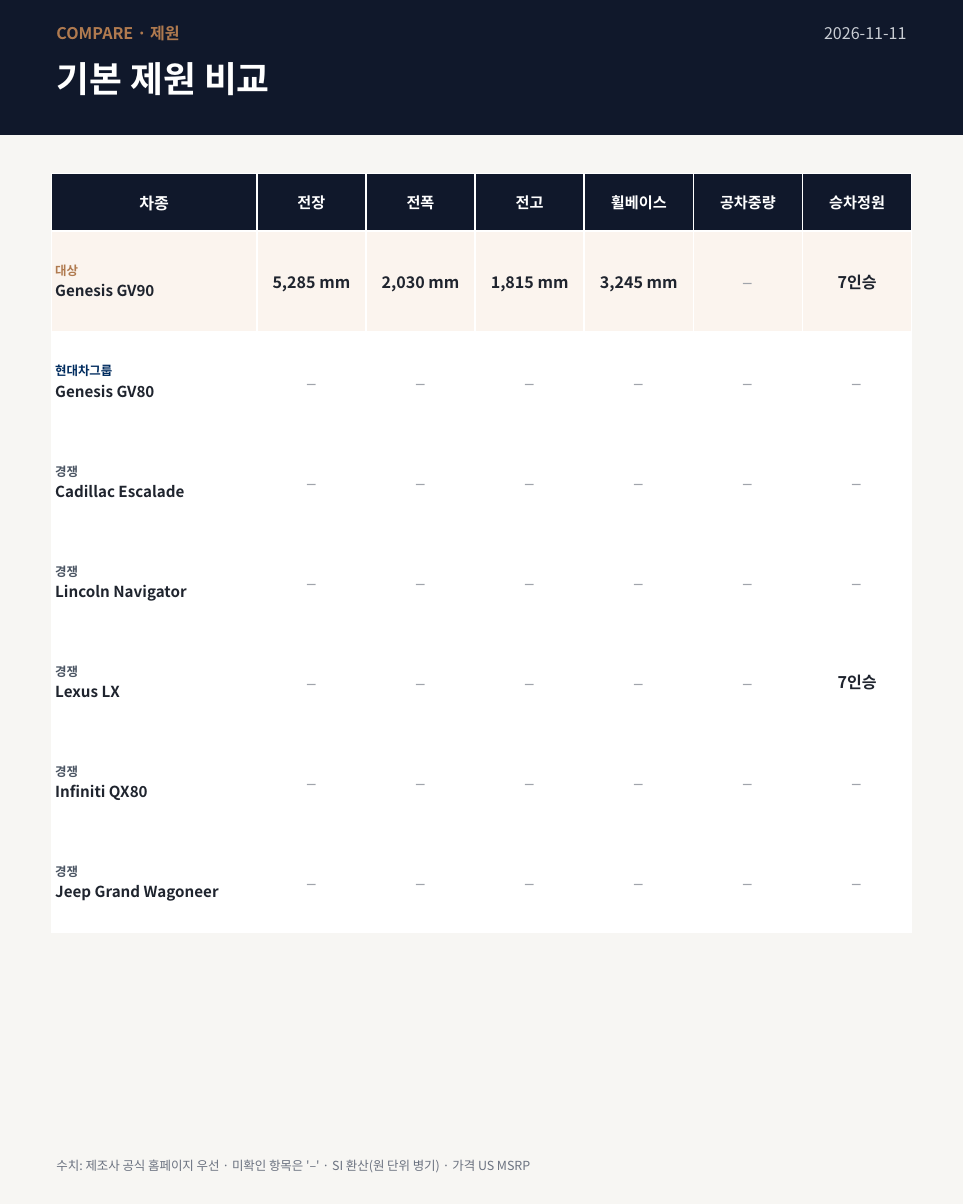
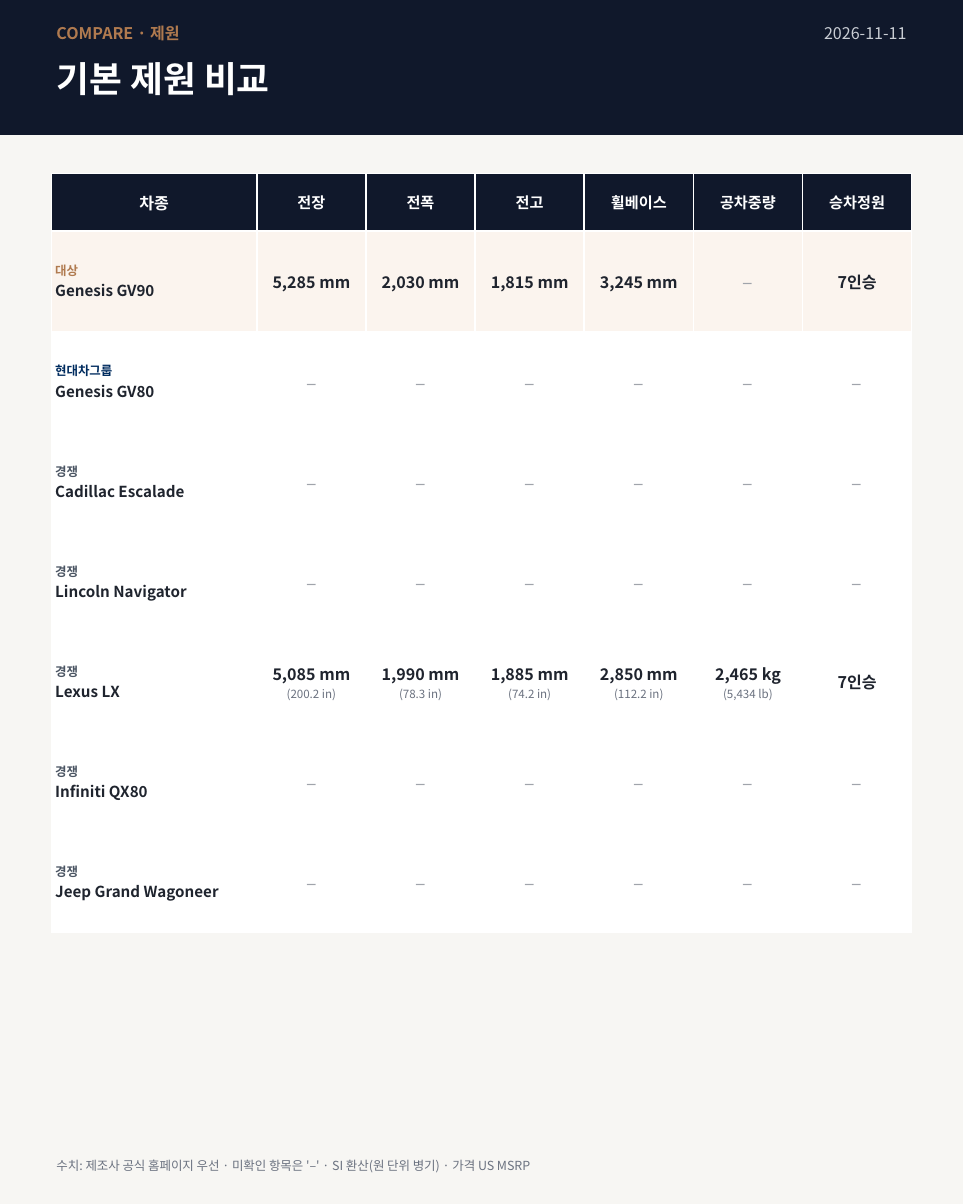
Before and after one commit to musang3067/profile-site, a slide deck: slide 5 of bof-monitor-agent/output/2026-11-11/BOF_Genesis_Brief_20261111.pptx. Drawn at 963x1204 pixels with LibreOffice and Linux fonts; fonts in the diff are those of the drawing. Boxes give left, top, right and bottom in pixels: in the first picture for what was removed or moved away, otherwise in the second. Text is boxed around its words. In the diff, an @@ line names an element or a change of style, - is before the commit and + after.

```diff
--- a/bof-monitor-agent/output/2026-11-11/BOF_Genesis_Brief_20261111.pptx
+++ b/bof-monitor-agent/output/2026-11-11/BOF_Genesis_Brief_20261111.pptx
@@ table at (51, 173, 912, 932) @@
-row 6: 경쟁 / Lexus LX | – | – | – | – | – | 7인승
+row 6: 경쟁 / Lexus LX | 5,085 mm / (200.2 in) | 1,990 mm / (78.3 in) | 1,885 mm / (74.2 in) | 2,850 mm / (112.2 in) | 2,465 kg / (5,434 lb) | 7인승
```
Also in this commit, not shown: 2 other slides changed, 2 other files.
